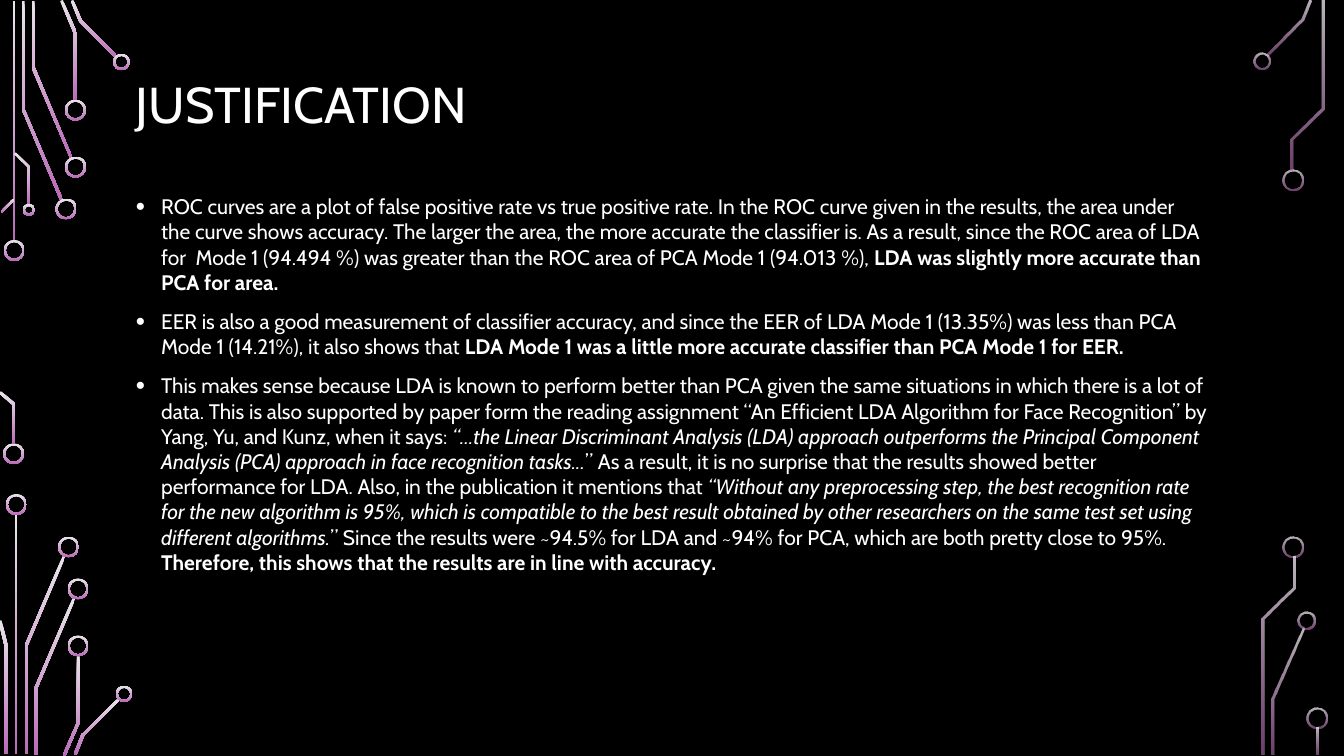
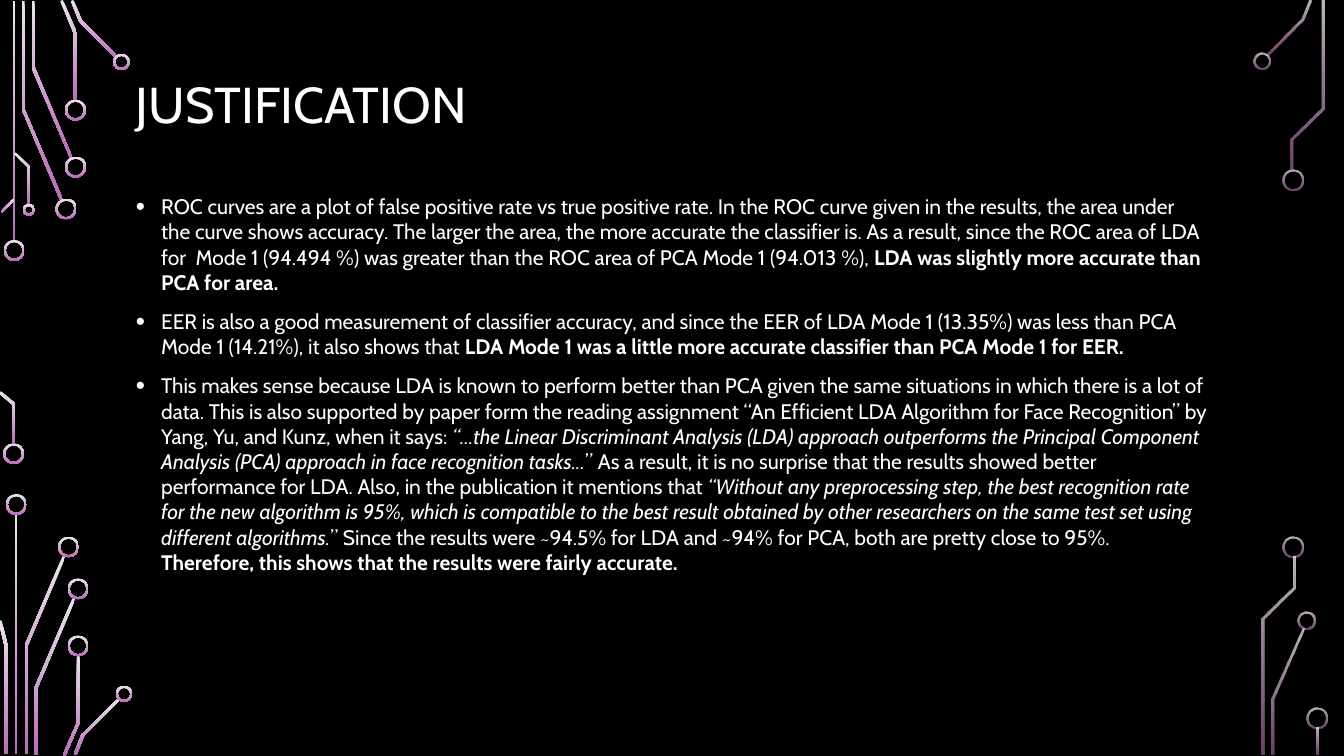
Before and after one commit to santosh500/SupervisedLearning, a slide deck: slide 9 of LDA_Project3/ResultsPresentation.pptx. Drawn at 1344x756 pixels with LibreOffice and Linux fonts; fonts in the diff are those of the drawing; background and template pictures are left out. Boxes give left, top, right and bottom in pixels: in the first picture for what was removed or moved away, otherwise in the second. Text is boxed around its words. In the diff, an @@ line names an element or a change of style, - is before the commit and + after.

```diff
--- a/LDA_Project3/ResultsPresentation.pptx
+++ b/LDA_Project3/ResultsPresentation.pptx
@@ text at (161,377,1207,575): text changed @@
-• This makes sense because LDA is known to perform better than PCA given the same situations in which there is a lot of data. This is also supported by paper form the reading assignment “An Efficient LDA Algorithm for Face Recognition” by Yang, Yu, and Kunz, when it says: “…the Linear Discriminant Analysis (LDA) approach outperforms the Principal Component Analysis (PCA) approach in face recognition tasks...” As a result, it is no surprise that the results showed better performance for LDA. Also, in the publication it mentions that “Without any preprocessing step, the best recognition rate for the new algorithm is 95%, which is compatible to the best result obtained by other researchers on the same test set using different algorithms.” Since the results were ~94.5% for LDA and ~94% for PCA, which are both pretty close to 95%. Therefore, this shows that the results are in line with accuracy.
+• This makes sense because LDA is known to perform better than PCA given the same situations in which there is a lot of data. This is also supported by paper form the reading assignment “An Efficient LDA Algorithm for Face Recognition” by Yang, Yu, and Kunz, when it says: “…the Linear Discriminant Analysis (LDA) approach outperforms the Principal Component Analysis (PCA) approach in face recognition tasks...” As a result, it is no surprise that the results showed better performance for LDA. Also, in the publication it mentions that “Without any preprocessing step, the best recognition rate for the new algorithm is 95%, which is compatible to the best result obtained by other researchers on the same test set using different algorithms.” Since the results were ~94.5% for LDA and ~94% for PCA, both are pretty close to 95%. Therefore, this shows that the results were fairly accurate.
```
Also in this commit, not shown: 4 other slides changed, 1 slide added, 4 other files.
